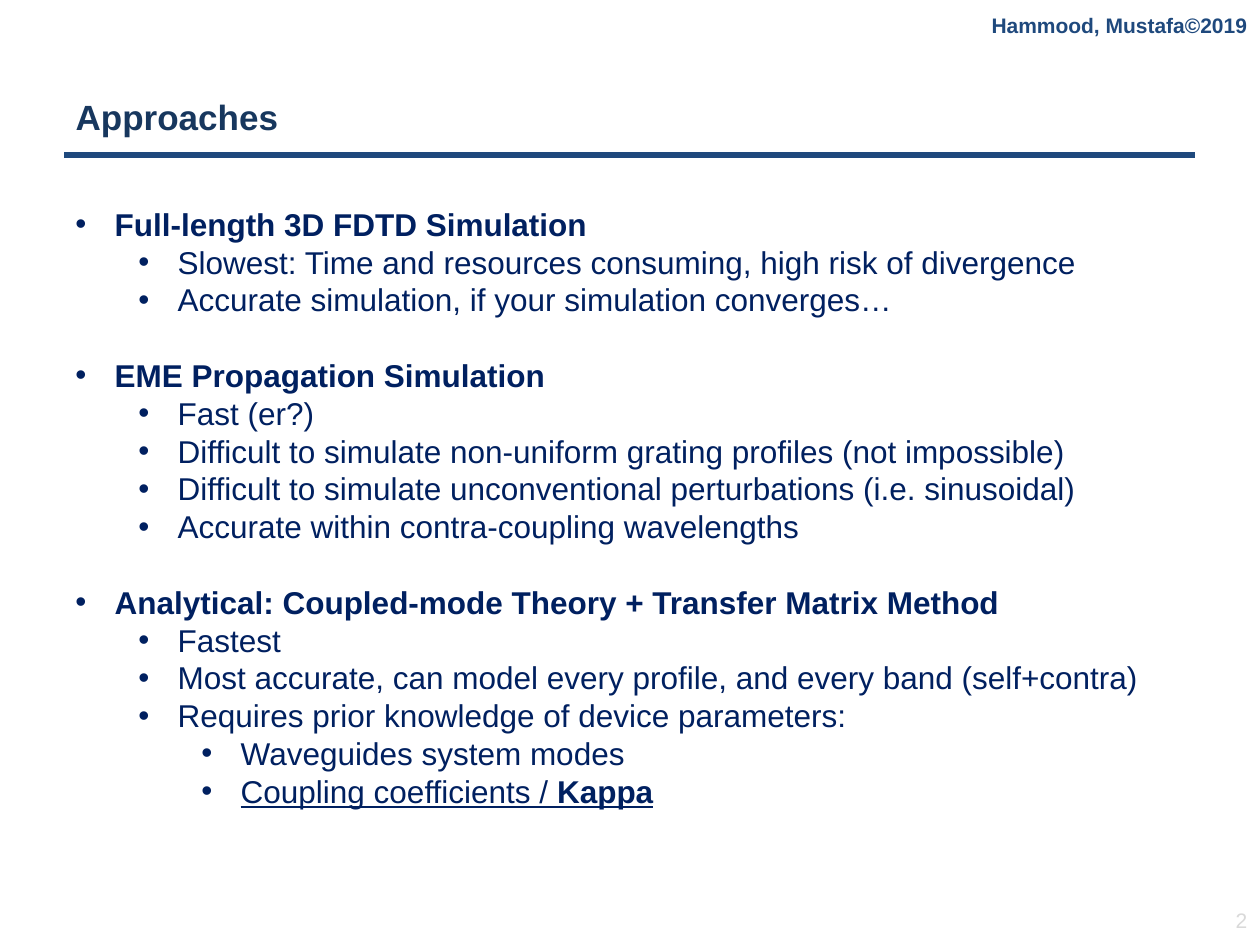
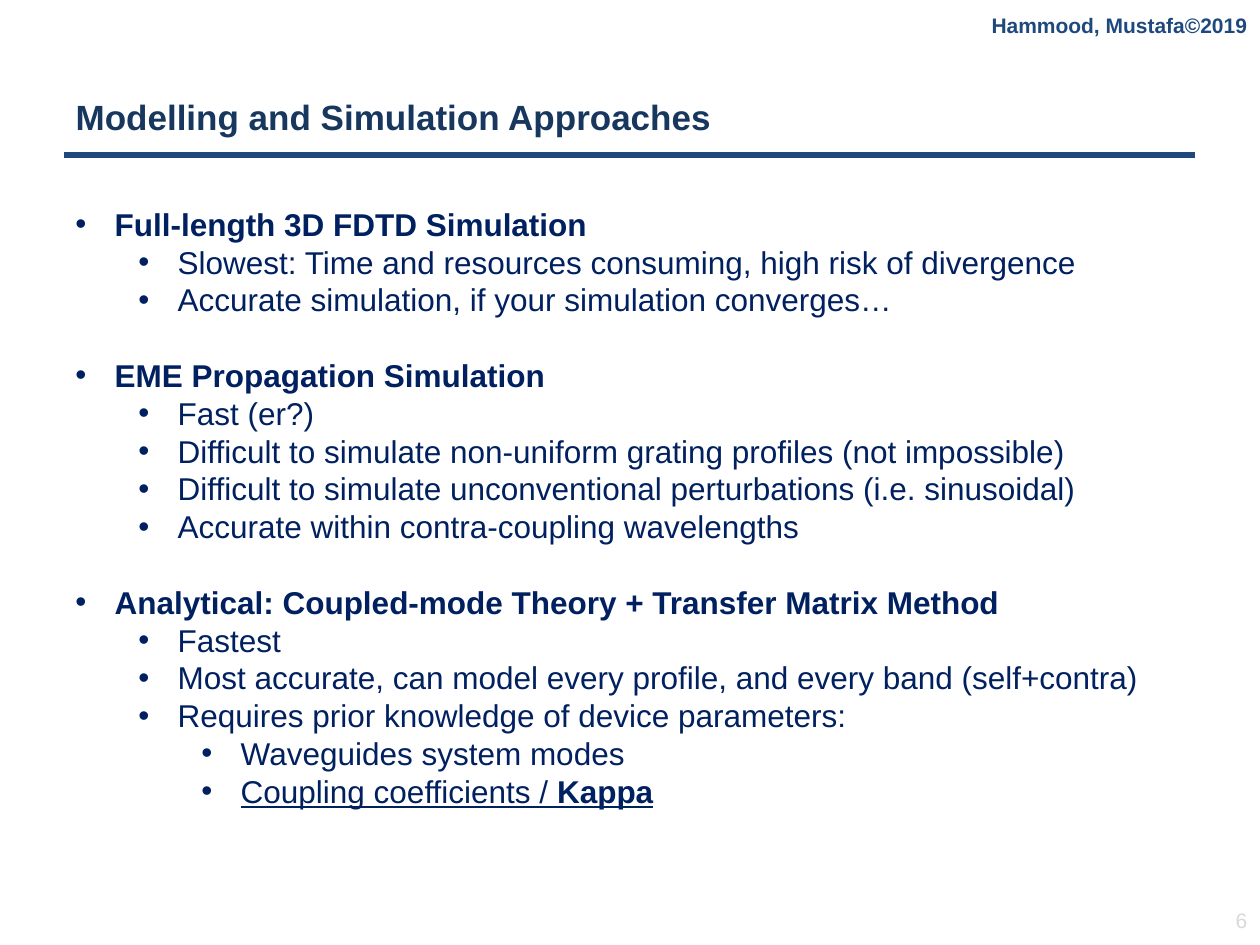
Before and after one commit to mustafacc/SiEPIC_Photonics_Package, a slide deck: slide 6 of SiEPIC_Photonics_Package/solvers_simulators/contraDC/Documentation/contraDC_Simulator.pptx (slide 2 before the commit). Drawn at 1260x945 pixels with LibreOffice and Linux fonts; fonts in the diff are those of the drawing; background and template pictures are left out. Boxes give left, top, right and bottom in pixels: in the first picture for what was removed or moved away, otherwise in the second. Text is boxed around its words. In the diff, an @@ line names an element or a change of style, - is before the commit and + after.

```diff
--- a/SiEPIC_Photonics_Package/solvers_simulators/contraDC/Documentation/contraDC_Simulator.pptx
+++ b/SiEPIC_Photonics_Package/solvers_simulators/contraDC/Documentation/contraDC_Simulator.pptx
@@ title at [76,104,710,137]: text changed @@
-Approaches
+Modelling and Simulation Approaches
@@ page number at [1236,909,1248,932]: text changed @@
-2
+6
```
Also in this commit, not shown: 5 other slides changed, 6 slides added, 2 other files.
